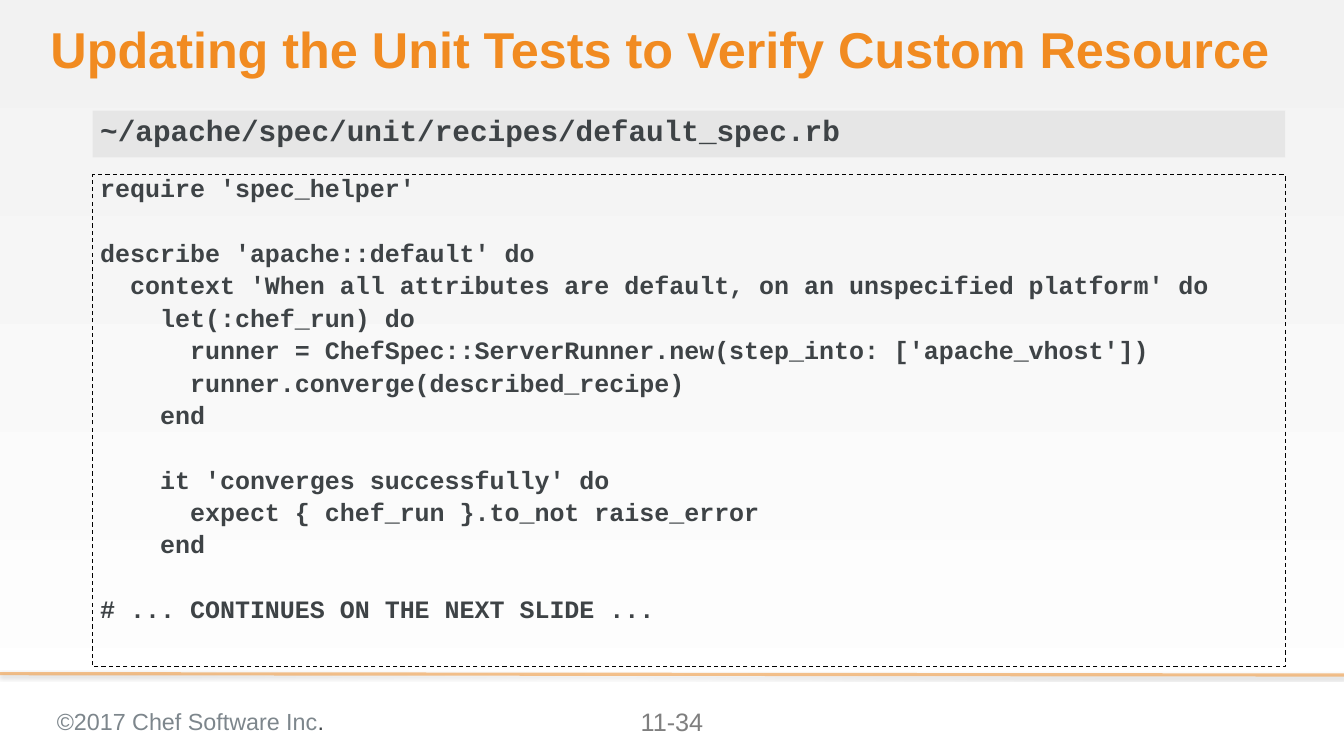
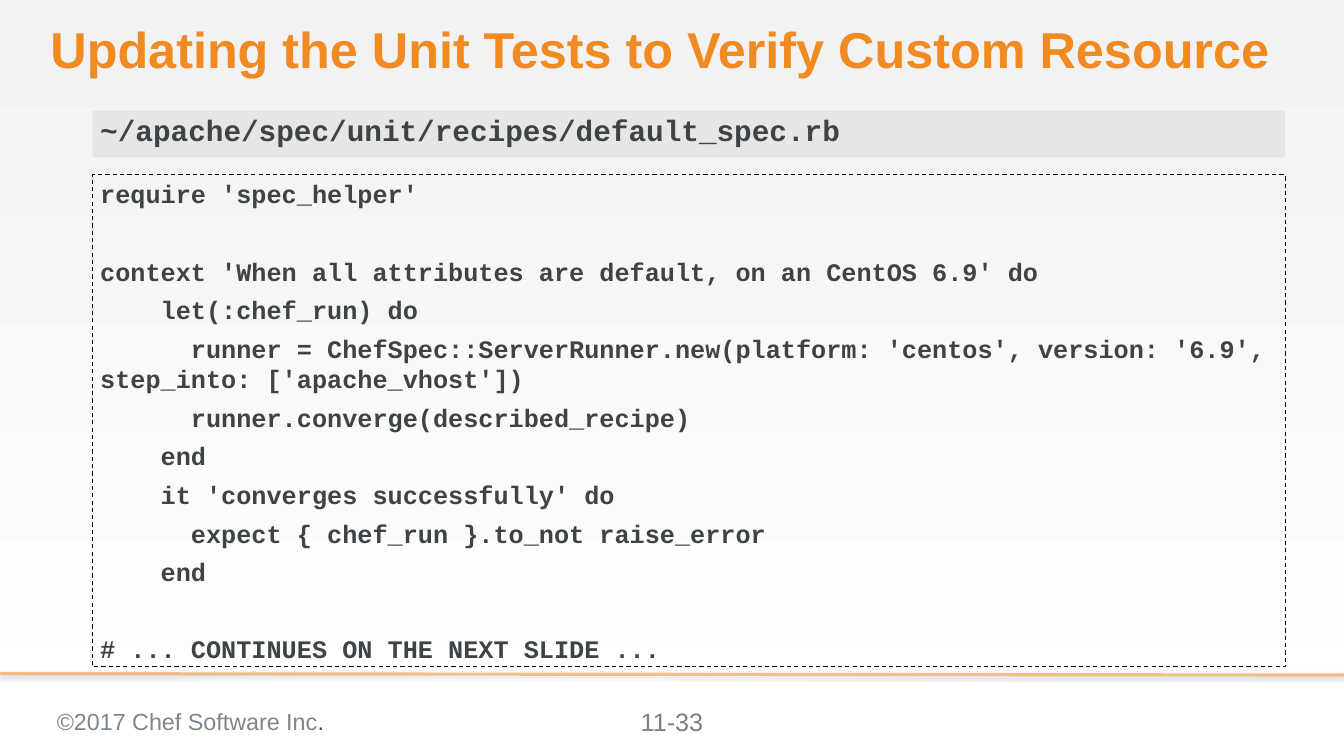
Before and after one commit to ericheiser/chef-intermediate, a slide deck: slide 33 of 11-creating_a_custom_resource.pptx (slide 34 before the commit). Drawn at 1344x756 pixels with LibreOffice and Linux fonts; fonts in the diff are those of the drawing; background and template pictures are left out. Boxes give left, top, right and bottom in pixels: in the first picture for what was removed or moved away, otherwise in the second. Text is boxed around its words. In the diff, an @@ line names an element or a change of style, - is before the commit and + after.

```diff
--- a/11-creating_a_custom_resource.pptx
+++ b/11-creating_a_custom_resource.pptx
@@ text at (100, 185, 765, 667): size 23.8 to 24 pt in "require 'spec_helper'", "let(:chef_run) do", "runner.converge(described_recipe)", "end" and 4 more places; line spacing 0.8 to 1 @@
@@ text at (100, 262, 1038, 286): text changed; size 23.8 to 24 pt @@
-describe 'apache::default' do
-context 'When all attributes are default, on an unspecified platform' do
+context 'When all attributes are default, on an CentOS 6.9' do
@@ text at (100, 339, 1265, 394): text changed; size 23.8 to 24 pt @@
-runner = ChefSpec::ServerRunner.new(step_into: ['apache_vhost'])
+runner = ChefSpec::ServerRunner.new(platform: 'centos', version: '6.9', step_into: ['apache_vhost'])
@@ page number at (641, 713, 704, 731): text changed @@
-11-34
+11-33
```
Also in this commit, not shown: 20 other slides changed, 2 slides removed.
